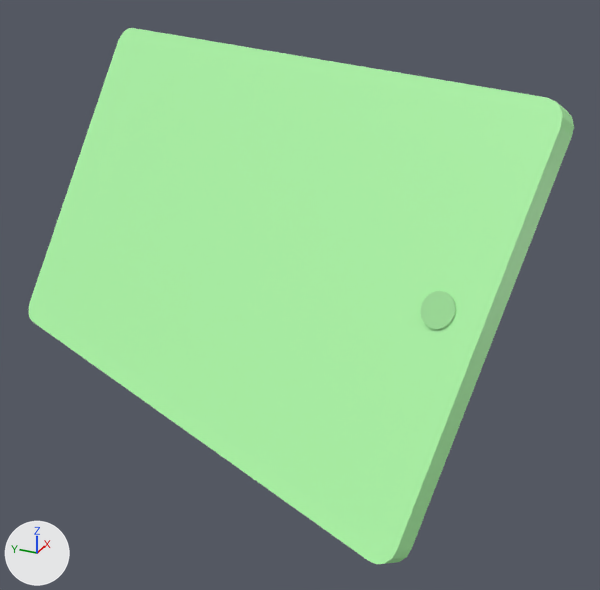
Two versions of the Blender file public/tablet.blend, one commit apart.
The view is the same before and after, from a 50 mm camera at (-0.548, -0.288, 0.299) aimed at (0.022, -0.031, 0.014). The lights are fixed; the arrows at lower left show +X, +Y and +Z. The older version comes first.

In view in the first picture: 'tablet'.
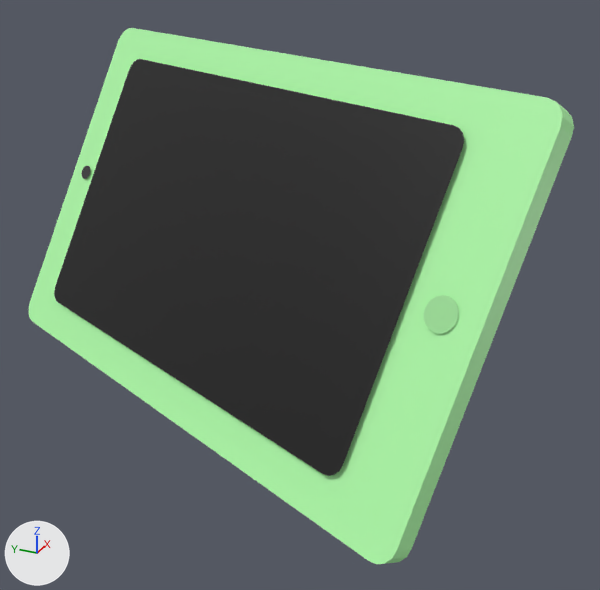
The change, as a diff of the scene's bpy script:
```diff
--- a/public/tablet.blend.py
+++ b/public/tablet.blend.py
@@ mat_screen @@
+mat_screen = principled_material('screen')
+mat_screen.base_color = (0.00698, 0.00698, 0.00698)  # black #141414
@@ mat_camera @@
+mat_camera = principled_material('camera')
+mat_camera.base_color = (0.0375, 0.0375, 0.0375)  # dark grey #363636
@@ me_circle @@
 # used by ob_tablet; location = (-0.0385, -0.0944, 0.0636)
-me_circle.from_pydata(...)  # 104 vertices, 56 faces; spans x -0.114..0.224, y -0.138..0.382, z -0.151..0.133
+me_circle.from_pydata(...)  # 124 vertices, 25 faces; spans x -0.114..0.224, y -0.138..0.382, z -0.151..0.133
+# me_circle part 1: the loose piece of 64 vertices spanning x -0.042..-0.028, y -0.088..-0.064, z -0.006..0.016 is rebuilt with 32 vertices and now spans x -0.043..-0.03, y -0.091..-0.067, z -0.007..0.015
+# me_circle part 2: a new loose piece of 32 vertices spanning x 0.135..0.142, y 0.326..0.338, z -0.004..0.008, in mat_camera (dark grey #363636)
+# me_circle part 3: a new loose piece of 20 vertices spanning x -0.08..0.178, y -0.072..0.338, z -0.111..0.11, in mat_screen (black #141414)
 me_circle.materials.append(mat_tablet_button)
 me_circle.materials.append(mat_tablet)
+me_circle.materials.append(mat_screen)  # black #141414
+me_circle.materials.append(mat_camera)  # dark grey #363636
```

Location of each change, (x1, y1, x2, y2) in pixels of the pictures (600 x 590 px):
part 1 of me_circle, rebuilt
    before: (421, 291, 456, 329)
    after: (424, 295, 459, 334)
part 2 of me_circle, added
    after: (82, 166, 90, 179)
part 3 of me_circle, added (black)
    after: (54, 59, 464, 476)
